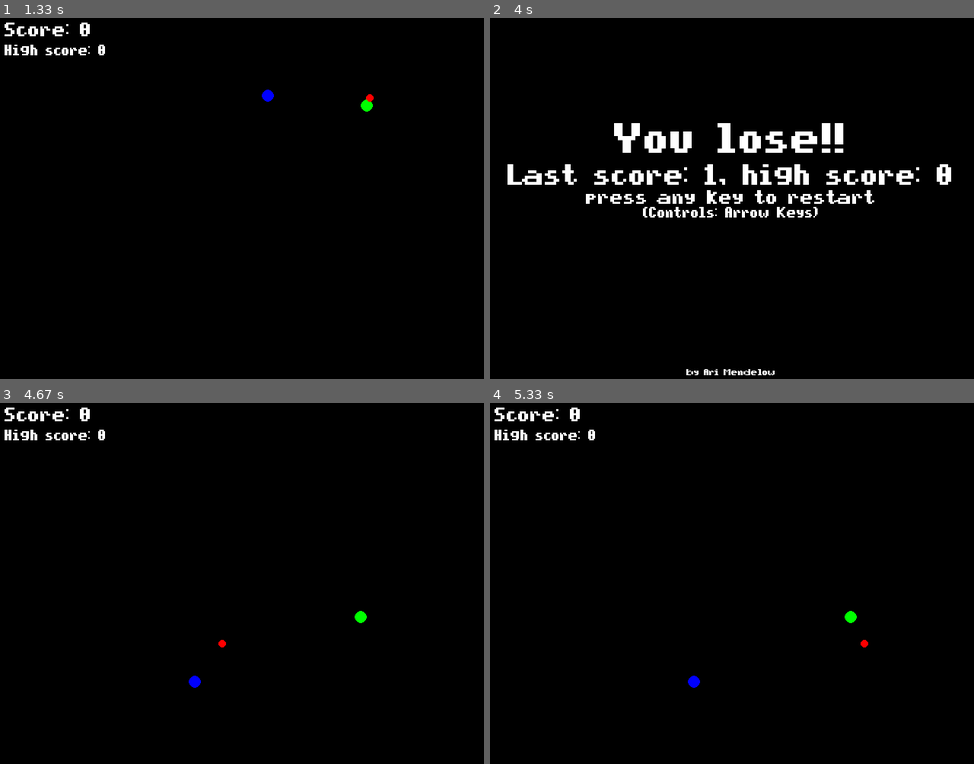
Above: before the commit, frames 1-4 (two rows, left to right).
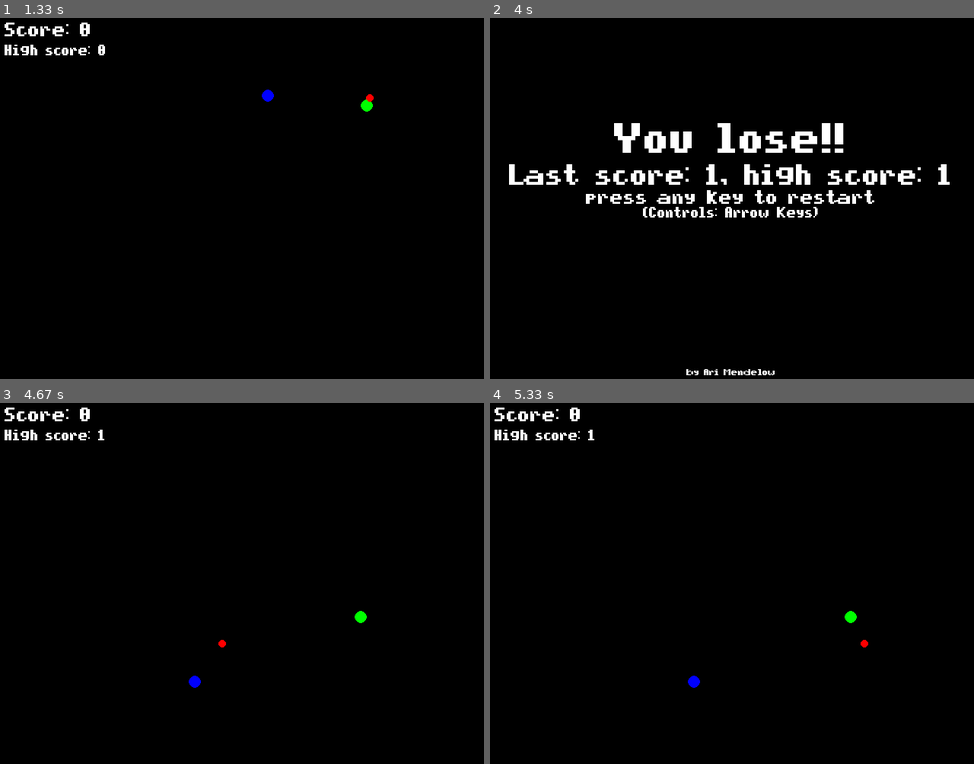
Above: after the commit, the same moments.

Repository: arimendelow/python_games
Game: pygame game, started from eskiv/eskiv.py
Same seed, same stepped clock (60 frames per second), same inputs: the game is played once before the commit and once after it.
Inputs:
- Up to frame 1 (1.33 s): hold Right 0.33-0.8 s; hold Up 0.83-1.18 s; hold Right from 1.22 s (still down)
- Up to frame 2 (4 s): release Right at 1.68 s; hold Left 1.72-2.25 s; hold Down 2.28-2.58 s; hold Left 2.62-3.02 s; hold Up 3.05-3.42 s; hold Right from 3.45 s (still down)
- Up to frame 3 (4.67 s): release Right at 4.08 s; hold Down 4.12-4.48 s; hold Left from 4.52 s (still down)
- Up to frame 4 (5.33 s): release Left at 4.98 s; hold Right from 5.02 s (still down)

Frame 1 is identical in both runs. In frame 2, 1.0% of the frame differs, in the area x 3-96%, y 40-47%; in frame 3, less than 0.1%; in frame 4, less than 0.1%.

Commit message:
Add highscore tracking

Diff:
--- a/eskiv/eskiv.py
+++ b/eskiv/eskiv.py
@@ -244,6 +244,7 @@
 			if obj.y - obj.radius < player.y + player.radius and obj.y + obj.radius > player.y - player.radius:
 				if obj.x - obj.radius < player.x + player.radius and obj.x + obj.radius > player.x - player.radius:
 					score += 1
+					highScore = score if score > highScore else highScore
 					objs.pop(objs.index(obj))
 					generateObj()
 					generateObst()
